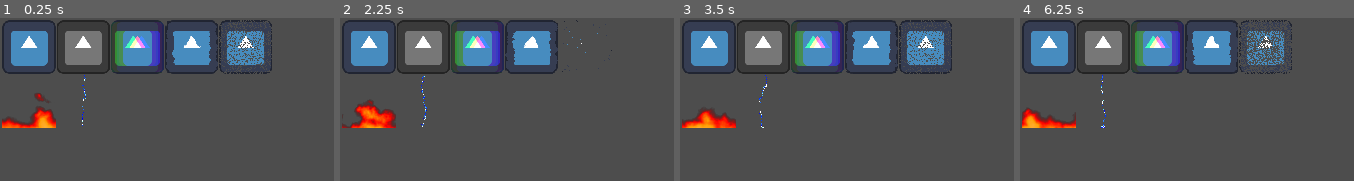
Above: before the commit, frames 1-4 (left to right).
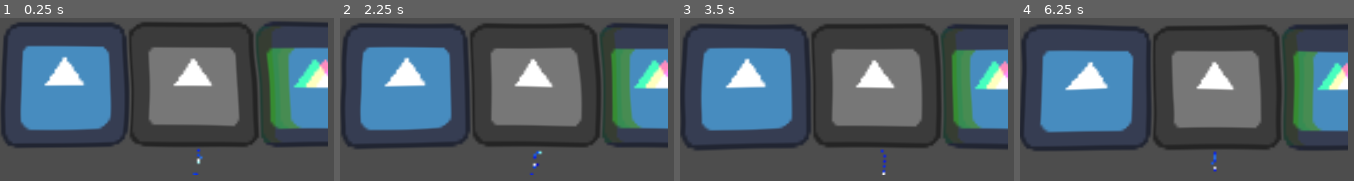
Above: after the commit, the same moments.

Repository: Clobie/Godot-2D-Shaders
Game: Godot game, scene res://main.tscn
Same seed, same stepped clock (60 frames per second), same inputs: the game is played once before the commit and once after it. The engine's default icon, where the game draws it, is replaced by a stand-in: a white triangle on a blue panel in a dark square.
Inputs:
- Up to frame 1 (0.25 s): no input
- Up to frame 2 (2.25 s): no input
- Up to frame 3 (3.5 s): no input
- Up to frame 4 (6.25 s): no input

The runs differ from the first frame. In frame 1, 54% of the frame differs, in the area x 0-99%, y 1-97%; in frame 2, 52%; in frame 3, 54%; in frame 4, 54%.

Commit message:
acid shader

Diff:
--- a/main.tscn
+++ b/main.tscn
@@ -7,6 +7,7 @@
 [ext_resource type="Shader" path="res://shaders/fire1.gdshader" id="5_yi7yo"]
 [ext_resource type="Shader" path="res://shaders/lightning.gdshader" id="6_qsnl6"]
 [ext_resource type="Shader" path="res://shaders/pixel_dissolve.gdshader" id="7_nyvn0"]
+[ext_resource type="Shader" path="res://shaders/acid.gdshader" id="8_hpsda"]
 
 [sub_resource type="ShaderMaterial" id="ShaderMaterial_33jc5"]
 shader = ExtResource("2_nvcqh")
@@ -80,6 +81,9 @@
 shader = ExtResource("7_nyvn0")
 shader_parameter/progress = 0.5
 
+[sub_resource type="ShaderMaterial" id="ShaderMaterial_1xxuo"]
+shader = ExtResource("8_hpsda")
+
 [node name="Main" type="Node2D"]
 
 [node name="Icon" type="Sprite2D" parent="."]
@@ -115,3 +119,8 @@
 material = SubResource("ShaderMaterial_v5m2i")
 position = Vector2(590, 70)
 texture = ExtResource("1_qhfb6")
+
+[node name="ColorRect" type="ColorRect" parent="."]
+material = SubResource("ShaderMaterial_1xxuo")
+offset_right = 787.0
+offset_bottom = 378.0
--- /dev/null
+++ b/shaders/acid.gdshader
@@ -0,0 +1,120 @@
+shader_type canvas_item;
+
+uniform sampler2D screen_texture : hint_screen_texture;
+
+#define PI 3.14159265359
+#define CHECKERED
+
+mat2 rot(float angle) {
+    return mat2( vec2(cos(angle), -sin(angle)), vec2(sin(angle), cos(angle)) );
+}
+
+float checkersign(vec2 uv) {
+#ifdef CHECKERED
+    uv = floor(uv);
+    return sign(mod(uv.x + uv.y, 2.) - .5);
+#else
+    return 1.;
+#endif
+}
+
+vec3 v3mod289(vec3 x) {
+  return x - floor(x * (1.0 / 289.0)) * 289.0;
+}
+
+vec4 v4mod289(vec4 x) {
+	return x - floor(x * (1.0 / 289.0)) * 289.0;
+}
+
+vec4 permute(vec4 x) {
+	return v4mod289(((x*34.0)+1.0)*x);
+}
+
+vec4 taylorInvSqrt(vec4 r) {
+	return 1.79284291400159 - 0.85373472095314 * r;
+}
+
+float snoise(vec3 v, out vec3 gradient, float time)
+{
+	const vec2  C = vec2(1.0/6.0, 1.0/3.0) ;
+	const vec4  D = vec4(0.0, 0.5, 1.0, 2.0);
+	vec3 i  = floor(v + dot(v, C.yyy) );
+	vec3 x0 =   v - i + dot(i, C.xxx) ;
+	vec3 g = step(x0.yzx, x0.xyz);
+	vec3 l = 1.0 - g;
+	vec3 i1 = min( g.xyz, l.zxy );
+	vec3 i2 = max( g.xyz, l.zxy );
+	vec3 x1 = x0 - i1 + C.xxx;
+	vec3 x2 = x0 - i2 + C.yyy;
+	vec3 x3 = x0 - D.yyy;
+	i = v3mod289(i);
+	vec4 p = permute( permute( permute(
+             i.z + vec4(0.0, i1.z, i2.z, 1.0 ))
+           + i.y + vec4(0.0, i1.y, i2.y, 1.0 ))
+           + i.x + vec4(0.0, i1.x, i2.x, 1.0 ));
+	float n_ = 0.142857142857;
+	vec3  ns = n_ * D.wyz - D.xzx;
+	vec4 j = p - 49.0 * floor(p * ns.z * ns.z);
+	vec4 x_ = floor(j * ns.z);
+	vec4 y_ = floor(j - 7.0 * x_ );
+	vec4 x = x_ *ns.x + ns.yyyy;
+	vec4 y = y_ *ns.x + ns.yyyy;
+	vec4 h = 1.0 - abs(x) - abs(y);
+	vec4 b0 = vec4( x.xy, y.xy );
+	vec4 b1 = vec4( x.zw, y.zw );
+	vec4 s0 = floor(b0)*2.0 + 1.0;
+	vec4 s1 = floor(b1)*2.0 + 1.0;
+	vec4 sh = -step(h, vec4(0.0));
+	vec4 a0 = b0.xzyw + s0.xzyw*sh.xxyy ;
+	vec4 a1 = b1.xzyw + s1.xzyw*sh.zzww ;
+	vec3 p0 = vec3(a0.xy,h.x);
+	vec3 p1 = vec3(a0.zw,h.y);
+	vec3 p2 = vec3(a1.xy,h.z);
+	vec3 p3 = vec3(a1.zw,h.w);
+	vec4 norm = taylorInvSqrt(vec4(dot(p0,p0), dot(p1,p1), dot(p2, p2), dot(p3,p3)));
+	p0 *= norm.x;
+	p1 *= norm.y;
+	p2 *= norm.z;
+	p3 *= norm.w;
+	x0.xy *= rot(time*checkersign(a0.xy));
+	x1.xy *= rot(time*checkersign(a0.zw));
+	x2.xy *= rot(time*checkersign(a1.xy));
+	x3.xy *= rot(time*checkersign(a1.zw));
+	vec4 m = max(0.6 - vec4(dot(x0,x0), dot(x1,x1), dot(x2,x2), dot(x3,x3)), 0.0);
+	vec4 m2 = m * m;
+	vec4 m4 = m2 * m2;
+	vec4 pdotx = vec4(dot(p0,x0), dot(p1,x1), dot(p2,x2), dot(p3,x3));
+	vec4 temp = m2 * m * pdotx;
+	gradient = -8.0 * (temp.x * x0 + temp.y * x1 + temp.z * x2 + temp.w * x3);
+	gradient += m4.x * p0 + m4.y * p1 + m4.z * p2 + m4.w * p3;
+	gradient *= 42.0;
+	return 42.0 * dot(m4, pdotx);
+}
+
+float fbm(vec3 p, inout vec3 gradient) {
+	float value = 0.;
+	float amplitude = 0.2;
+	float frequency = 0.8;
+	float rotation = 0.01;
+	vec3 grad;
+	for (int i = 0; i < 6; i++) {
+        value += amplitude * snoise(frequency*p - gradient*.4, grad, TIME*rotation);
+		gradient += amplitude * grad;
+		frequency *= 1.8;
+		amplitude *= .7;
+		rotation *= .7;
+	}
+	return value;
+}
+
+void fragment()
+{
+    vec2 uv = FRAGCOORD.xy / ( 1.0 / vec2(1.0/1920.0,1.0/1080.0) );
+    vec3 p = vec3(uv, 0.);
+    vec3 gradient = vec3(0.);
+    float noise = fbm(p + vec3(0., 0., TIME*.015), gradient);
+    noise = noise*.5+.5;
+    vec3 background = texture(screen_texture, uv + gradient.xy*0.008).rgb;
+    vec3 col = background;
+    COLOR = vec4(col,1.0);
+}
Not shown: 1 places in main.tscn that only renumber resources
